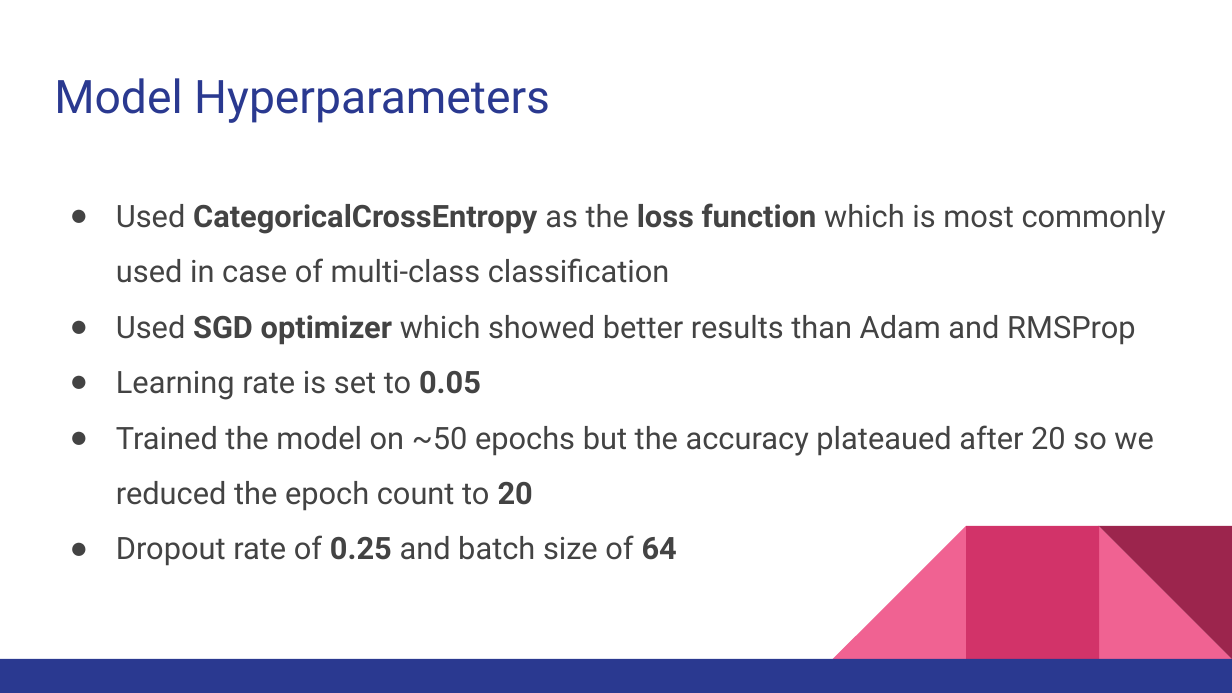
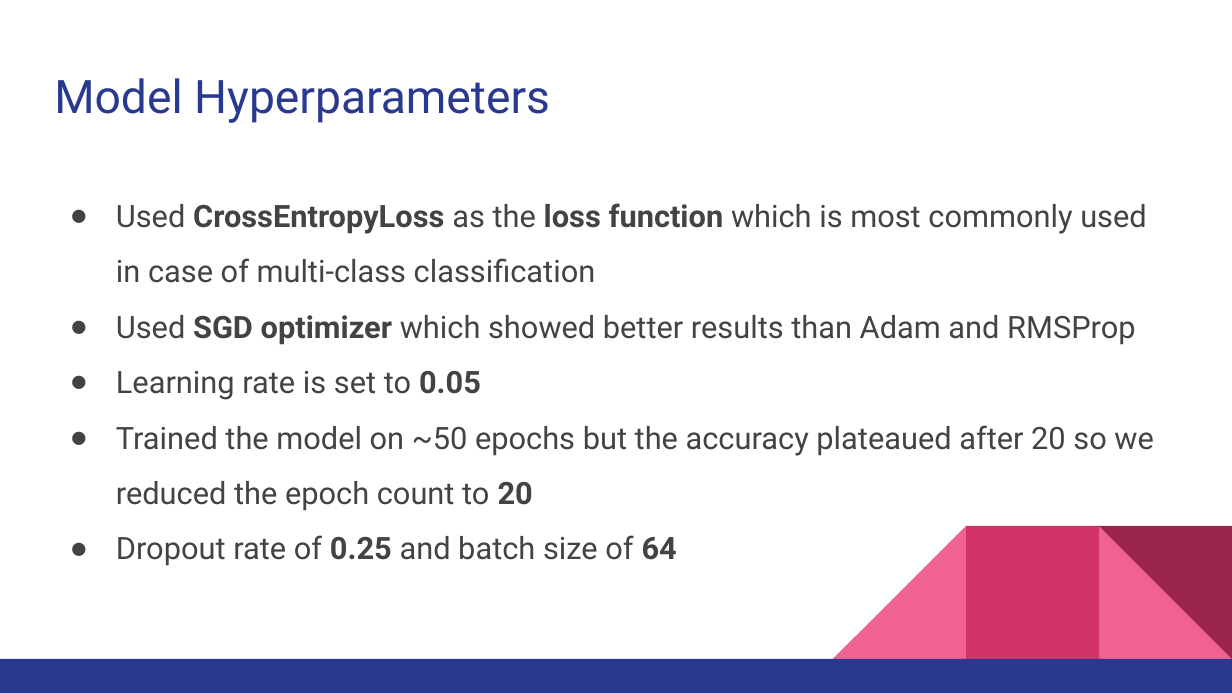
Before and after one commit to advil64/whats-the-tea, a slide deck: slide 14 of deep_learning_clustering/deliverables/What's the Tea Topic Classification of News Articles.pptx. Drawn at 1232x693 pixels with LibreOffice and Linux fonts; fonts in the diff are those of the drawing. Boxes give left, top, right and bottom in pixels: in the first picture for what was removed or moved away, otherwise in the second. Text is boxed around its words. In the diff, an @@ line names an element or a change of style, - is before the commit and + after.

```diff
--- a/deep_learning_clustering/deliverables/What's the Tea Topic Classification of News Articles.pptx
+++ b/deep_learning_clustering/deliverables/What's the Tea Topic Classification of News Articles.pptx
@@ text at bbox=[116, 203, 1147, 283]: text changed @@
-● Used CategoricalCrossEntropy as the loss function which is most commonly used in case of multi-class classification
+● Used CrossEntropyLoss as the loss function which is most commonly used in case of multi-class classification
```
Also in this commit, not shown: 7 other slides changed, 3 other files.
